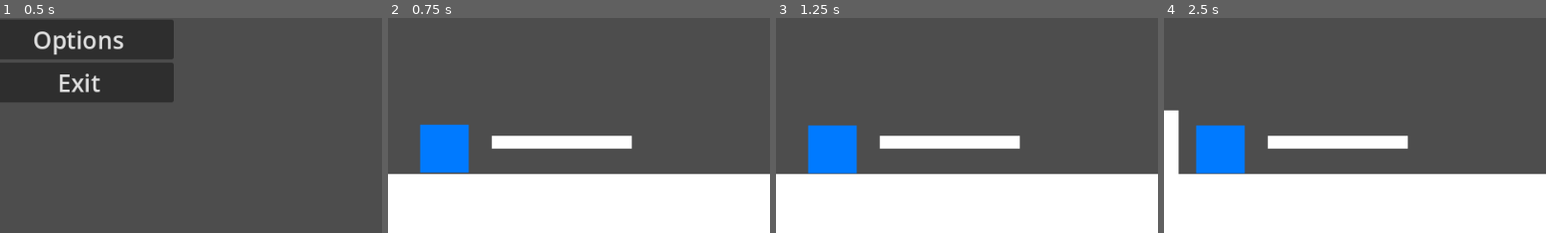
Above: before the commit, frames 1-4 (left to right).
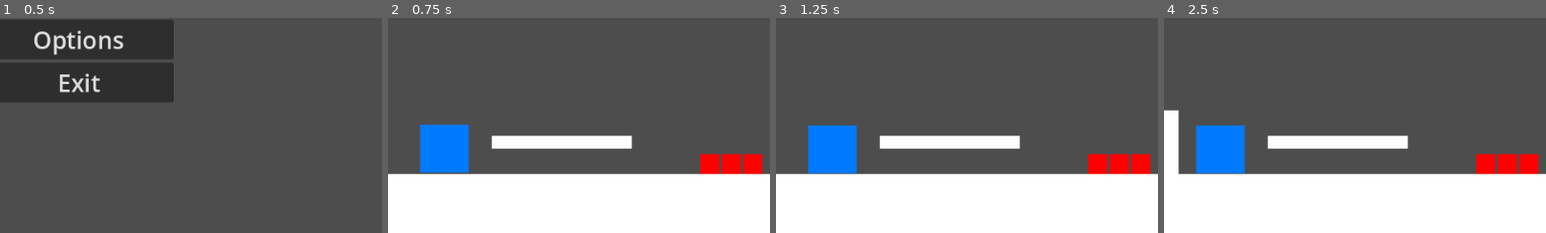
Above: after the commit, the same moments.

Repository: orestulis05/project-bubble
Game: Godot game, scene res://scenes/MainMenu.tscn
The game is run twice, just before and just after one commit, with the same random seed, the same clock (stepped at 60 frames per second) and the same inputs.
Inputs:
- Up to frame 1 (0.5 s): no input
- Up to frame 2 (0.75 s): click "New Game" at 0.5 s
- Up to frame 3 (1.25 s): no input
- Up to frame 4 (2.5 s): hold D (move_right) from 1.28 s (still down); tap Space (jump) at 1.52, 2.27 s
The pictures show only the part of the screen within x 40-90%, y 50-100%; the shares and areas given below are measured in that part.

Frame 1 is identical in both runs. In frame 2, 1.5% of the frame differs, in the area x 81-98%, y 63-73%; in frame 3, 1.5%; in frame 4, 1.5%.

Commit message:
Added spike object
- Added spike object which kills you on impact

Diff:
--- a/scenes/TestingMap.tscn
+++ b/scenes/TestingMap.tscn
@@ -1,10 +1,11 @@
-[gd_scene load_steps=10 format=4 uid="uid://ofc4w6qbybja"]
+[gd_scene load_steps=11 format=4 uid="uid://ofc4w6qbybja"]
 
 [ext_resource type="Script" path="res://scripts/Player.gd" id="1_jpoeo"]
 [ext_resource type="Texture2D" uid="uid://3lbad4ppcyd2" path="res://textures/16x16_rect.png" id="2_6frku"]
 [ext_resource type="Script" path="res://scripts/RoomCamera.gd" id="3_w6ss1"]
 [ext_resource type="Script" path="res://scripts/pause.gd" id="4_wxmsw"]
 [ext_resource type="PackedScene" uid="uid://xkyofka08ymv" path="res://scenes/Jellyfish.tscn" id="5_77sfc"]
+[ext_resource type="PackedScene" uid="uid://cvhudtlceyxml" path="res://scenes/spike.tscn" id="6_pngjr"]
 
 [sub_resource type="RectangleShape2D" id="RectangleShape2D_vqphe"]
 size = Vector2(16, 16)
@@ -111,5 +112,14 @@
 [node name="Jellyfish" parent="Jellyfishes" instance=ExtResource("5_77sfc")]
 position = Vector2(462, 405)
 
+[node name="Spike" parent="." instance=ExtResource("6_pngjr")]
+position = Vector2(786, 451)
+
+[node name="Spike2" parent="." instance=ExtResource("6_pngjr")]
+position = Vector2(813, 451)
+
+[node name="Spike3" parent="." instance=ExtResource("6_pngjr")]
+position = Vector2(840, 451)
+
 [connection signal="pressed" from="UI/Pause/PausePanel/VBoxContainer/Button" to="UI/Pause" method="_on_button_pressed"]
 [connection signal="pressed" from="UI/Pause/PausePanel/VBoxContainer/Button2" to="UI/Pause" method="_on_button_2_pressed"]
--- /dev/null
+++ b/scenes/spike.gd
@@ -0,0 +1,16 @@
+extends RigidBody2D
+
+
+# Called when the node enters the scene tree for the first time.
+func _ready() -> void:
+	pass # Replace with function body.
+
+
+# Called every frame. 'delta' is the elapsed time since the previous frame.
+func _process(delta: float) -> void:
+	pass
+
+
+func _on_area_2d_body_entered(body: Node2D) -> void:
+	if (body.name == "Player"):
+		get_tree().reload_current_scene()
--- /dev/null
+++ b/scenes/spike.tscn
@@ -0,0 +1,28 @@
+[gd_scene load_steps=5 format=3 uid="uid://cvhudtlceyxml"]
+
+[ext_resource type="Texture2D" uid="uid://3lbad4ppcyd2" path="res://textures/16x16_rect.png" id="1_w37u6"]
+[ext_resource type="Script" path="res://scenes/spike.gd" id="1_xyio4"]
+
+[sub_resource type="RectangleShape2D" id="RectangleShape2D_7lg58"]
+size = Vector2(26, 26)
+
+[sub_resource type="RectangleShape2D" id="RectangleShape2D_r1naq"]
+size = Vector2(30, 30)
+
+[node name="Spike" type="RigidBody2D"]
+script = ExtResource("1_xyio4")
+
+[node name="CollisionShape2D" type="CollisionShape2D" parent="."]
+shape = SubResource("RectangleShape2D_7lg58")
+
+[node name="16x16Rect" type="Sprite2D" parent="."]
+modulate = Color(1, 0, 0, 1)
+scale = Vector2(1.53125, 1.53125)
+texture = ExtResource("1_w37u6")
+
+[node name="Area2D" type="Area2D" parent="."]
+
+[node name="CollisionShape2D" type="CollisionShape2D" parent="Area2D"]
+shape = SubResource("RectangleShape2D_r1naq")
+
+[connection signal="body_entered" from="Area2D" to="." method="_on_area_2d_body_entered"]
--- a/scripts/jellyfish.gd
+++ b/scripts/jellyfish.gd
@@ -15,7 +15,6 @@
 	if (body.name == "Player"):
 		var delta_y = position.y - body.position.y
 		var delta_x = position.x - body.position.x
-		print(delta_x)
 		if (delta_y > 30):
 			body.velocity.y = body.jump_velocity * 1.5
 		else:
@@ -25,11 +24,9 @@
 			if (delta_x > 0):
 				body.velocity.y = body.jump_velocity
 				body.velocity.x = -body.speed * 0.75
-				print(body.velocity.x)
 			else:
 				body.velocity.y = body.jump_velocity
 				body.velocity.x = body.speed * 0.75
-				print(body.velocity.x)
 
 func _stunned(player):
 	player.stunned = true
